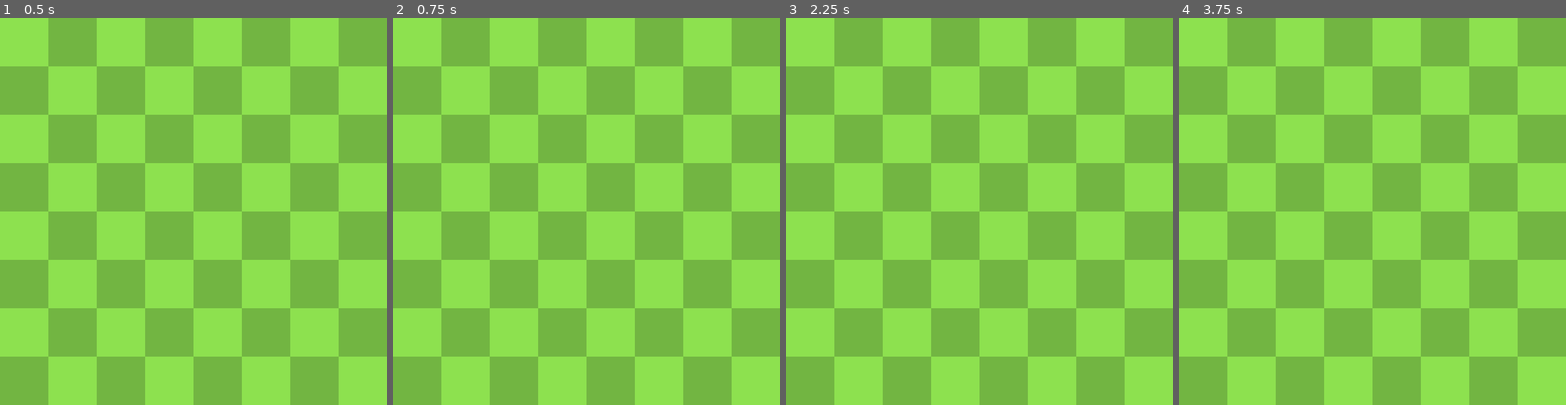
Above: before the commit, frames 1-4 (left to right).
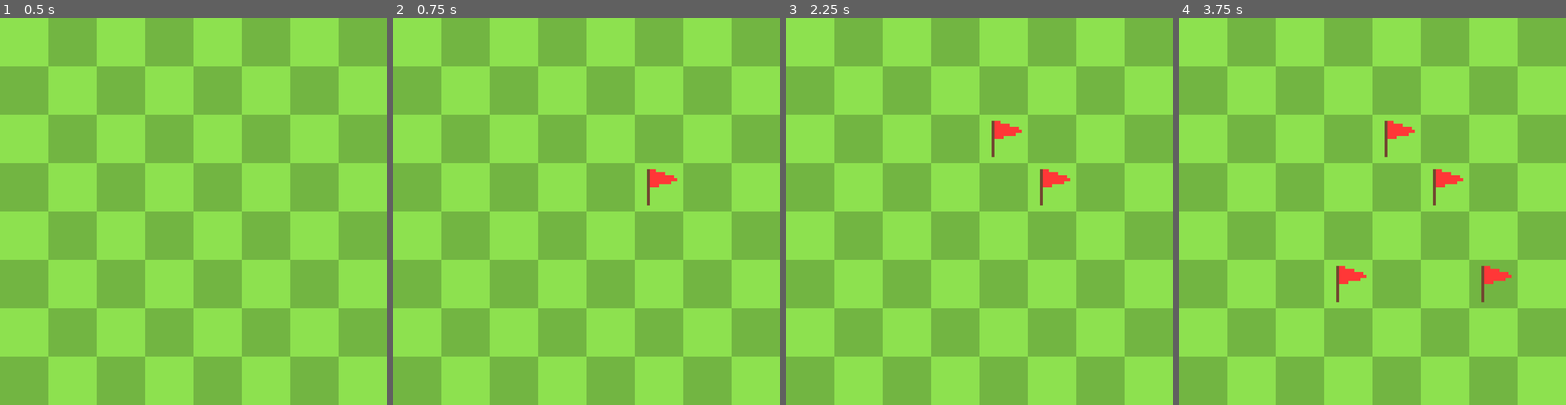
Above: after the commit, the same moments.

Repository: lucascarrug/Godot-Prototype-Project---Minesweeper
Game: Godot game, scene res://Scenes/Minesweeper.tscn
The game is run twice, just before and just after one commit, with the same random seed, the same clock (stepped at 60 frames per second) and the same inputs.
Inputs (mouse positions are in pixels of both pictures, inside the frame that each line leads up to):
- Up to frame 1 (0.5 s): no input
- Up to frame 2 (0.75 s): tap Enter at 0.5 s; move the mouse to (671, 192) at 0.52 s; right-click (671, 192) at 0.6 s
- Up to frame 3 (2.25 s): tap Space (space) at 1.25 s; move the mouse to (902, 230) at 1.27 s; click (902, 230) at 1.35 s; right-click (902, 230) at 1.55 s; tap Enter at 2 s; move the mouse to (1018, 126) at 2.02 s; right-click (1018, 126) at 2.1 s
- Up to frame 4 (3.75 s): tap Space (space) at 2.75, 2.85 s; move the mouse to (1353, 288) at 2.77 s; right-click (1353, 288) at 3.05 s; tap Enter at 3.5 s; move the mouse to (1488, 269) at 3.52 s; right-click (1488, 269) at 3.6 s

Frame 1 is identical in both runs. In frame 2, 0.3% of the frame differs, in the area x 65-74%, y 39-49%; in frame 3, 0.6%; in frame 4, 1.1%, in the area x 40-86%, y 26-74%.

Commit message:
Constants & changed tileset

Diff:
--- a/Scenes/Minesweeper.tscn
+++ b/Scenes/Minesweeper.tscn
@@ -24,11 +24,16 @@
 [sub_resource type="TileSet" id="TileSet_versi"]
 sources/0 = SubResource("TileSetAtlasSource_dsjvu")
 
-[node name="Minesweeper" type="Node2D" node_paths=PackedStringArray("greentable", "orangetable", "spritetable")]
+[node name="Minesweeper" type="Node2D" node_paths=PackedStringArray("flagtable", "greentable", "spritetable", "orangetable")]
 script = ExtResource("1_ybk6e")
+flagtable = NodePath("FlagTable")
 greentable = NodePath("GreenTable")
+spritetable = NodePath("SpriteTable")
 orangetable = NodePath("OrangeTable")
-spritetable = NodePath("SpriteTable")
+
+[node name="FlagTable" type="TileMapLayer" parent="."]
+z_index = 3
+tile_set = SubResource("TileSet_versi")
 
 [node name="GreenTable" type="TileMapLayer" parent="."]
 z_index = 2
--- a/Scripts/Constants.gd
+++ b/Scripts/Constants.gd
@@ -2,6 +2,13 @@
 
 ## Tile.
 const TILE_SIZE: int = 16
+
+## Tileset.
+const GREEN_TILE: Vector2i = Vector2i(0,0)
+const DARK_GREEN_TILE: Vector2i = Vector2i(1,0)
+const ORANGE_TILE: Vector2i = Vector2i(2,0)
+const DARK_ORANGE_TILE: Vector2i = Vector2i(3,0)
+const FLAG_TILE: Vector2i = Vector2i(4,0)
 
 ## Exploration map.
 enum ExplorationMapStates {NOT_EXPLORED, EXPLORED, FLAG}
--- a/Scripts/Minesweeper.gd
+++ b/Scripts/Minesweeper.gd
@@ -1,9 +1,10 @@
 extends Node2D
 class_name Minesweeper
 
+@export var flagtable: TileMapLayer
 @export var greentable: TileMapLayer
+@export var spritetable: TileMapLayer
 @export var orangetable: TileMapLayer
-@export var spritetable: TileMapLayer
 
 var C = Constants.new()
 var exploration_map: Array[Array] = []
@@ -52,10 +53,15 @@
 		exploration_map[tile_pos.y][tile_pos.x] = C.ExplorationMapStates.EXPLORED
 
 func toggle_flag(tile_pos: Vector2i) -> void:
-	if exploration_map[tile_pos.y][tile_pos.x] == C.ExplorationMapStates.FLAG:
-		exploration_map[tile_pos.y][tile_pos.x] = C.ExplorationMapStates.NOT_EXPLORED
-	elif exploration_map[tile_pos.y][tile_pos.x] == C.ExplorationMapStates.NOT_EXPLORED:
-		exploration_map[tile_pos.y][tile_pos.x] = C.ExplorationMapStates.FLAG
+	var x = tile_pos.x
+	var y = tile_pos.y
+
+	if exploration_map[y][x] == C.ExplorationMapStates.FLAG:
+		exploration_map[y][x] = C.ExplorationMapStates.NOT_EXPLORED
+		flagtable.erase_cell(Vector2i(x,y))
+	elif exploration_map[y][x] == C.ExplorationMapStates.NOT_EXPLORED:
+		exploration_map[y][x] = C.ExplorationMapStates.FLAG
+		flagtable.set_cell(Vector2i(x,y), 0, C.FLAG_TILE)
 
 func print_exploration_map() -> void:
 	print("EXPLORATION MAP")
@@ -65,14 +71,14 @@
 func get_greentable_atlas(x: int, y: int) -> Vector2:
 	var sum: int = x + y
 	if (sum % 2) == 0:
-		return Vector2i(0,0)
-	return Vector2i(1,0)
+		return C.GREEN_TILE
+	return C.DARK_GREEN_TILE
 
 func get_orangetable_atlas(x: int, y: int) -> Vector2:
 	var sum: int = x + y
 	if (sum % 2) == 0:
-		return Vector2i(2,0)
-	return Vector2i(3,0)
+		return C.ORANGE_TILE
+	return C.DARK_ORANGE_TILE
 
 func get_clicked_tile() -> Vector2i:
 	var local_pos = get_local_mouse_position()
--- a/project.godot
+++ b/project.godot
@@ -40,3 +40,7 @@
 "events": [Object(InputEventKey,"resource_local_to_scene":false,"resource_name":"","device":-1,"window_id":0,"alt_press …(191 unchanged characters)…
 ]
 }
+
+[rendering]
+
+textures/canvas_textures/default_texture_filter=0
Binary file changed: Assets/MinesweeperTileset.png
